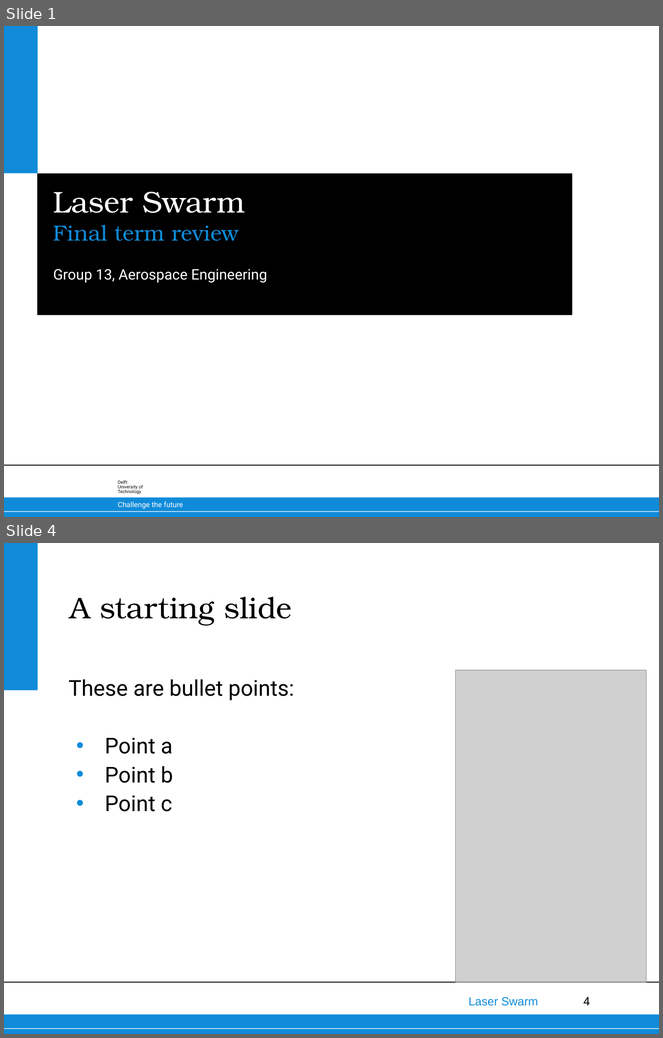
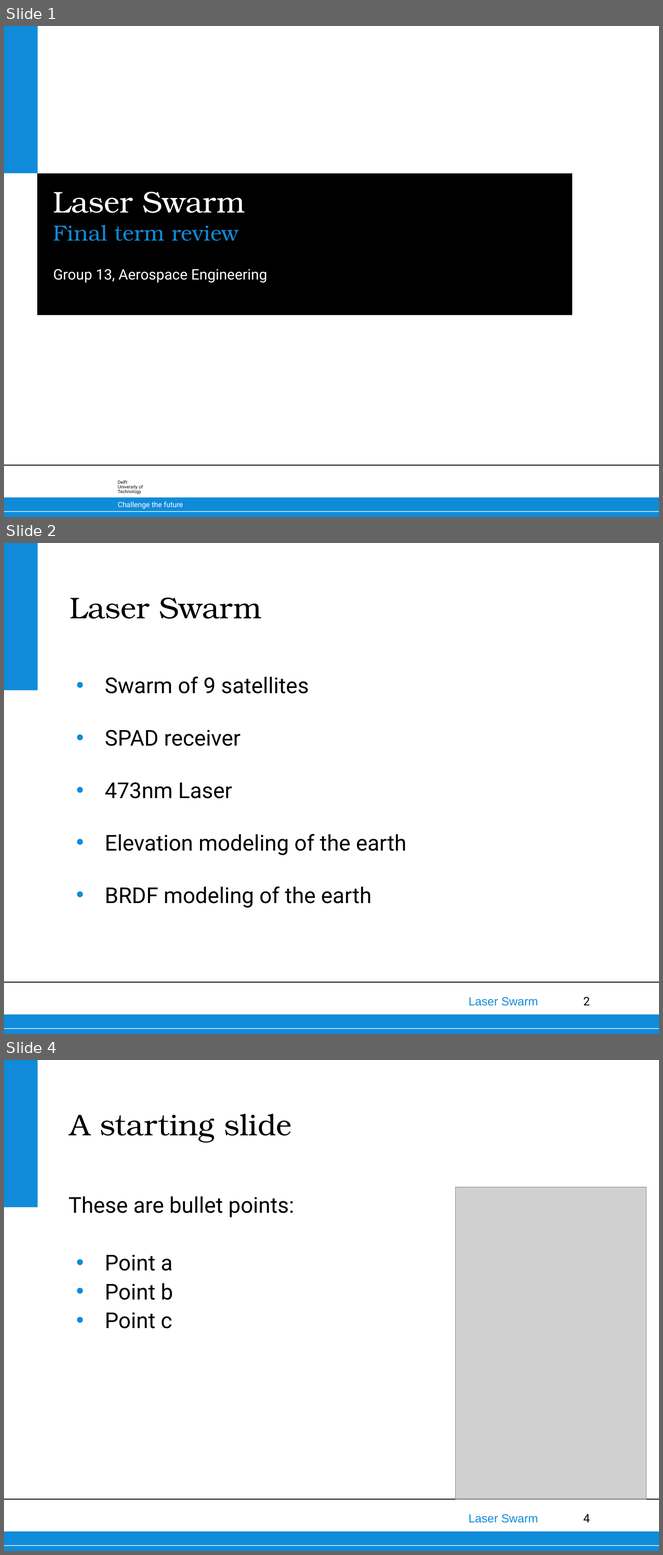
Before and after one commit to thewisenerd/laser-swarm, a slide deck: finalPresentation/FinalPresentation.ppt. Shown one above the other, each under a label of ours: slides 1 and 4 before the commit, slides 1, 2 and 4 after it; the slides between them are not shown. The pictures are 663x1038 and 663x1555 pixels, drawn with LibreOffice and Linux fonts; fonts in the diff are those of the drawing; grey boxes stand for pictures; background and template pictures are left out. Boxes give left, top, right and bottom in pixels: in the first picture for what was removed or moved away, otherwise in the second. Text is boxed around its words. In the diff, an @@ line names an element or a change of style, - is before the commit and + after.

```diff
--- a/finalPresentation/FinalPresentation.ppt
+++ b/finalPresentation/FinalPresentation.ppt
@@ slide 2 added at (4,543,659,1034), background #FFFFFF; not listed: 6 template elements that a slide beside it also shows @@
@@ title added at (70,598,262,619), 33 pt, text #000000 @@
+Laser Swarm
@@ text added at (105,677,406,908), 24 pt, text #000000 @@
+• Swarm of 9 satellites
+• SPAD receiver
+• 473nm Laser
+• Elevation modeling of the earth
+• BRDF modeling of the earth
```
Also in this commit, not shown: 9 other slides added, 2 slides removed.
